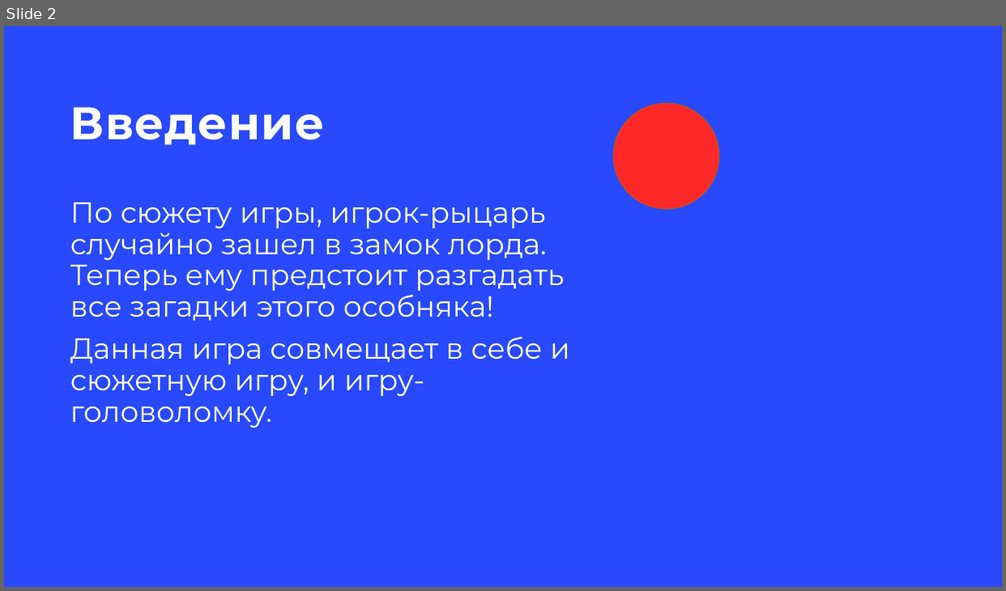
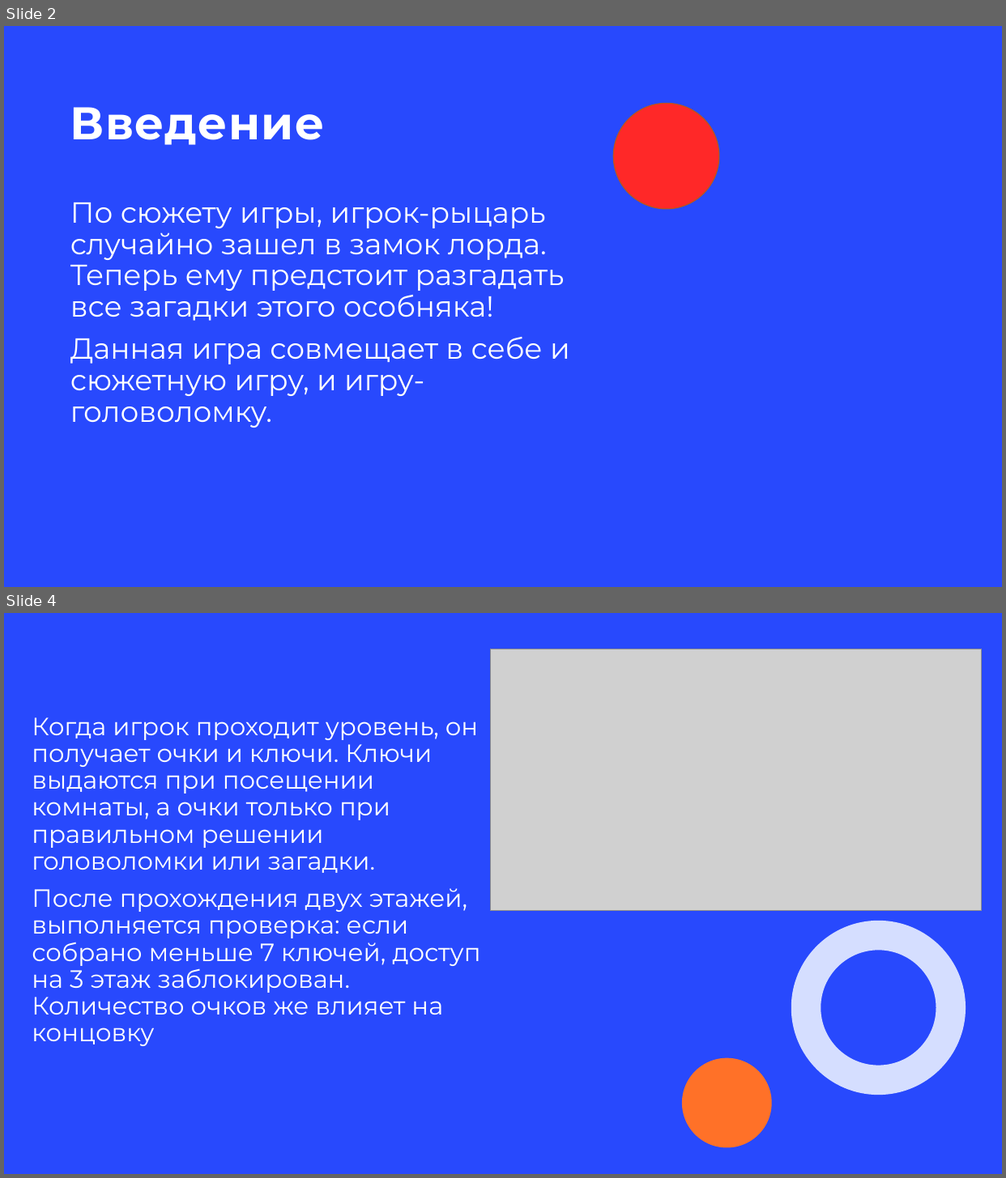
Before and after one commit to super-Kate/SeekerKnight, a slide deck: presentation.pptx. Shown one above the other, each under a label of ours: slide 2 before the commit, slides 2 and 4 after it; the slides between them are not shown. The pictures are 1006x591 and 1006x1178 pixels, drawn with LibreOffice and Linux fonts; fonts in the diff are those of the drawing; grey boxes stand for pictures; background and template pictures are left out. Boxes give left, top, right and bottom in pixels: in the first picture for what was removed or moved away, otherwise in the second. Text is boxed around its words. In the diff, an @@ line names an element or a change of style, - is before the commit and + after.

```diff
--- a/presentation.pptx
+++ b/presentation.pptx
@@ slide 4 added at (4, 613, 1002, 1174), background #2849FD @@
@@ picture added at (490, 649, 981, 911) @@
@@ text added at (32, 717, 481, 1046), 24 pt, text #FFFFFF @@
+Когда игрок проходит уровень, он получает очки и ключи. Ключи выдаются при посещении комнаты, а очки только при правильном решении головоломки или загадки.
+После прохождения двух этажей, выполняется проверка: если собрано меньше 7 ключей, доступ на 3 этаж заблокирован. Количество очков же влияет на концовку
@@ freeform shape added at (791, 921, 966, 1095), fill #D5DEFF @@
@@ ellipse added at (682, 1059, 772, 1148), fill #FF7128 @@
```
Also in this commit, not shown: 2 slides changed, 2 slides removed.
